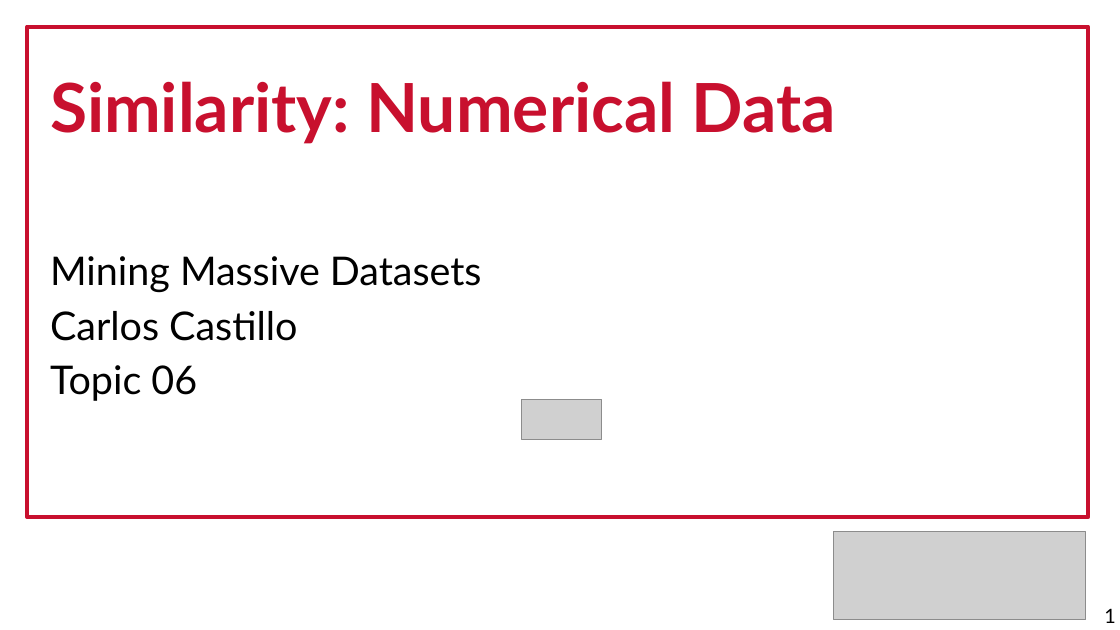
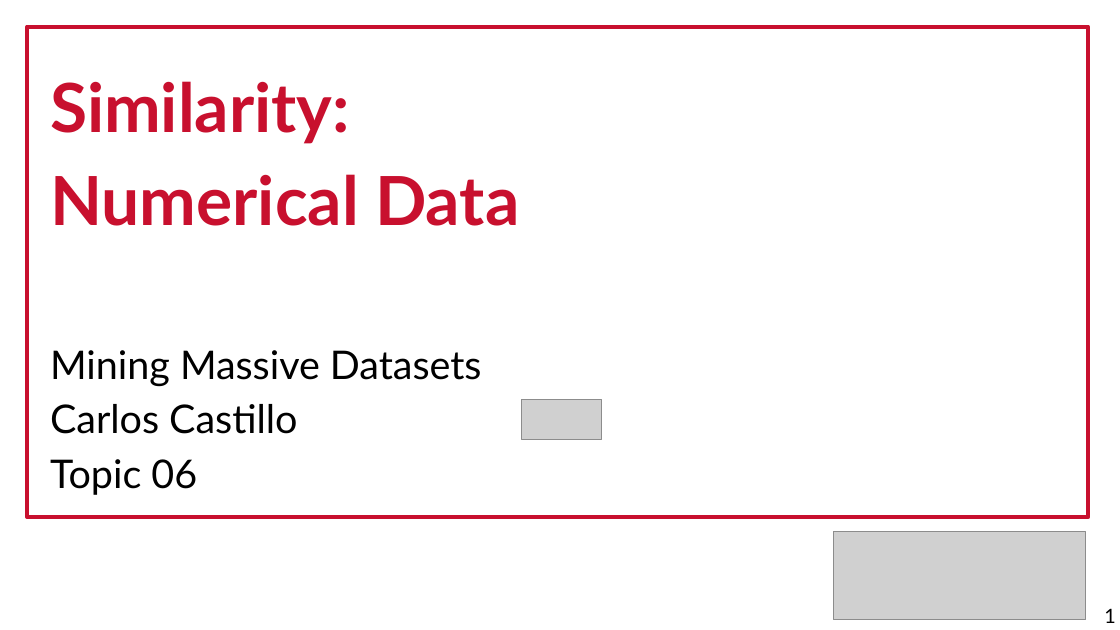
Before and after one commit to marco-calautti/data-mining-course, a slide deck: slide 1 of theory/tt06_sim_numerical.odp. Drawn at 1120x630 pixels with LibreOffice and Linux fonts; fonts in the diff are those of the drawing; grey boxes stand for pictures. Boxes give left, top, right and bottom in pixels: in the first picture for what was removed or moved away, otherwise in the second. Text is boxed around its words. In the diff, an @@ line names an element or a change of style, - is before the commit and + after.

Commit message:
Similarity completed

```diff
--- a/theory/tt06_sim_numerical.odp
+++ b/theory/tt06_sim_numerical.odp
@@ text at (50,81,519,226): text changed @@
-Similarity: Numerical Data
+Similarity:
+Numerical Data
```
Also in this commit, not shown: 4 other slides changed, 1 slide added, 2 other files.
